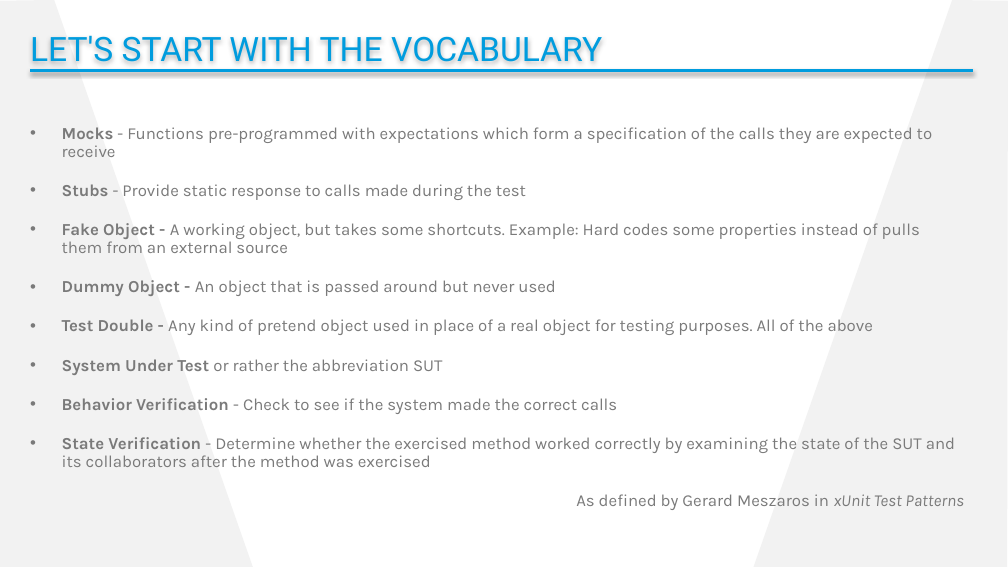
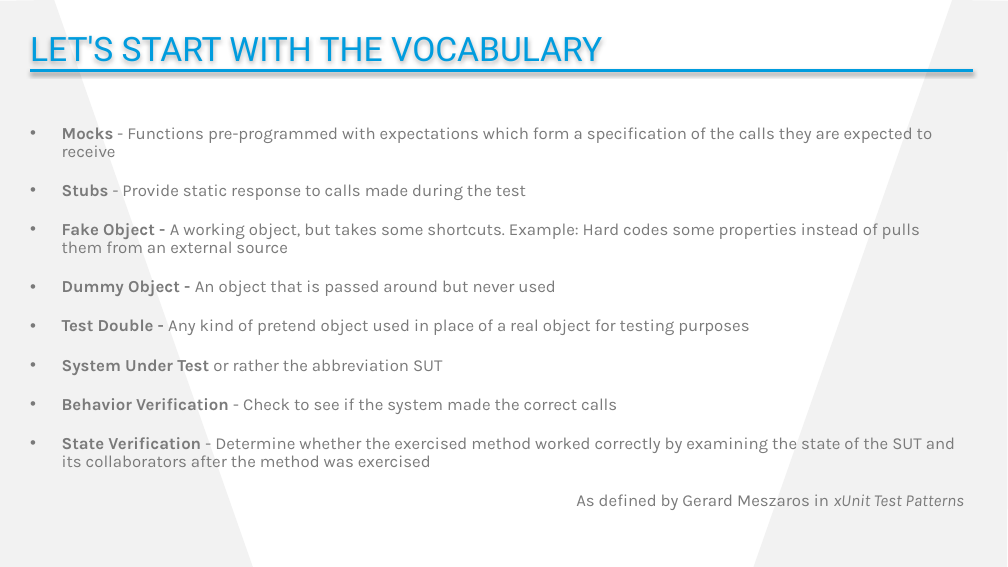
Before and after one commit to cdhunt/pssummit2017-mocking, a slide deck: slide 7 of Summit2017_Mocking.pptx. Drawn at 1008x567 pixels with LibreOffice and Linux fonts; fonts in the diff are those of the drawing; background and template pictures are left out. Boxes give left, top, right and bottom in pixels: in the first picture for what was removed or moved away, otherwise in the second. Text is boxed around its words. In the diff, an @@ line names an element or a change of style, - is before the commit and + after.

```diff
--- a/Summit2017_Mocking.pptx
+++ b/Summit2017_Mocking.pptx
@@ text at [62, 319, 749, 335]: text changed @@
-• Test Double - Any kind of pretend object used in place of a real object for testing purposes. All of the above
+• Test Double - Any kind of pretend object used in place of a real object for testing purposes
```
Also in this commit, not shown: 6 other slides changed, 4 slides removed.
